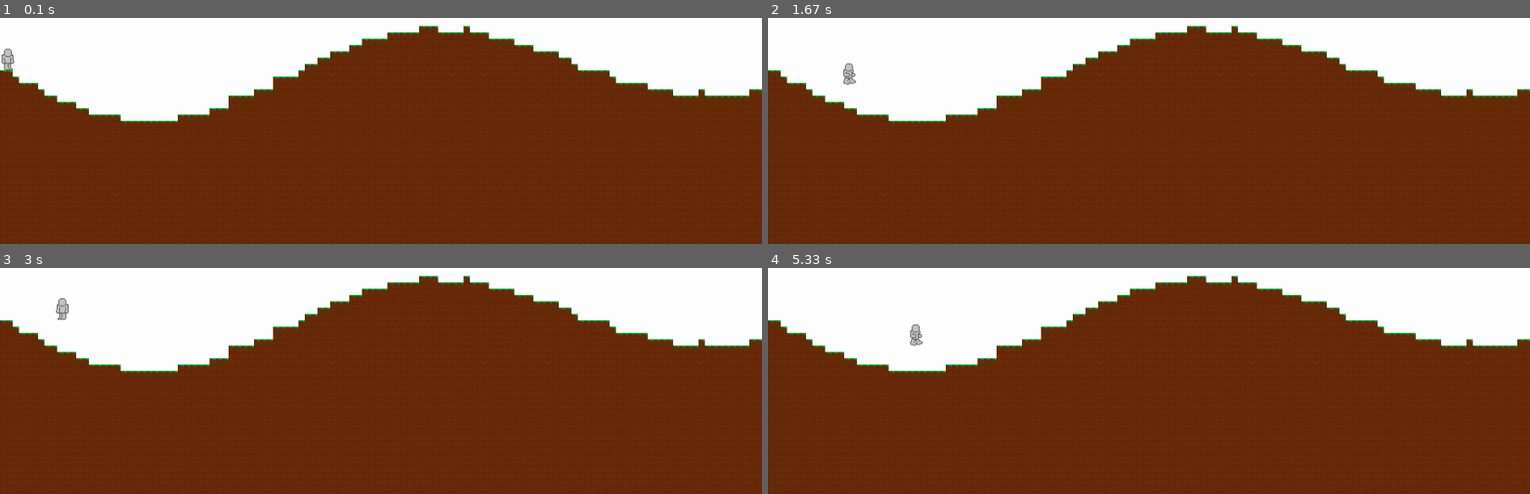
Above: before the commit, frames 1-4 (two rows, left to right).
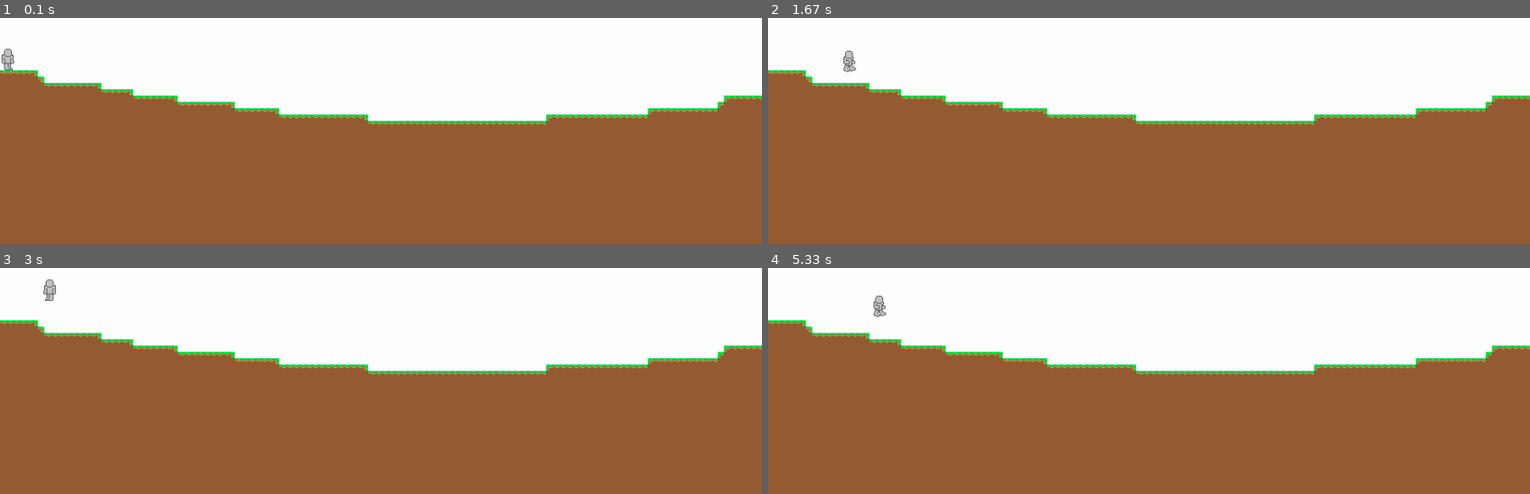
Above: after the commit, the same moments.

Repository: 48panda/pygame-al-game
Game: pygame game, started from main.py
Two runs of this game, one before a commit and one after it. Both use one fixed random seed, a clock stepped at 60 frames per second and the inputs below.
Inputs:
- Up to frame 1 (0.1 s): no input
- Up to frame 2 (1.67 s): hold D 0.33-0.8 s; hold W 0.83-1.13 s; hold D 1.17-1.63 s
- Up to frame 3 (3 s): hold A 1.67-2.2 s; hold W from 2.67 s (still down)
- Up to frame 4 (5.33 s): release W at 3.03 s; hold D 3.07-3.7 s; hold A 3.73-4.2 s; hold D 4.23-4.7 s; hold W 4.73-5.03 s; hold D from 5.07 s (still down)

The runs differ from the first frame. In frame 1, 77% of the frame differs, in the area x 0-100%, y 3-100%; in frame 2, 77%; in frame 3, 77%; in frame 4, 77%.

Commit message:
Decided on an art style and added cool grass textures

Diff:
--- a/engine/tiles.py
+++ b/engine/tiles.py
@@ -1,4 +1,35 @@
 import pygame
+grassunder = pygame.image.load("assets/tiles/grassunder.png")
+grassdark = pygame.image.load("assets/tiles/grassdark.png")
+grass = pygame.image.load("assets/tiles/grass.png")
+
+
 DIRT = pygame.image.load("assets/tiles/dirt.png")
 GRASS = pygame.image.load("assets/tiles/dirt.png")
-GRASS.blit(pygame.image.load("assets/tiles/grass.png"), (0,0))
+GRASS.blit(grassunder, (0,0))
+GRASS.blit(grassdark, (0,0))
+GRASS.blit(grass, (0,0))
+GRASS_l = pygame.image.load("assets/tiles/dirt.png")
+GRASS_l.blit(grassunder, (0,0))
+GRASS_l.blit(pygame.transform.rotate(grassunder, 90), (0,0))
+GRASS_l.blit(grassdark, (0,0))
+GRASS_l.blit(pygame.transform.rotate(grassdark, 90), (0,0))
+GRASS_l.blit(grass, (0,0))
+GRASS_l.blit(pygame.transform.rotate(grass, 90), (0,0))
+GRASS_r = pygame.image.load("assets/tiles/dirt.png")
+GRASS_r.blit(grassunder, (0,0))
+GRASS_r.blit(pygame.transform.rotate(grassunder, 270), (0,0))
+GRASS_r.blit(grassdark, (0,0))
+GRASS_r.blit(pygame.transform.rotate(grassdark, 270), (0,0))
+GRASS_r.blit(grass, (0,0))
+GRASS_r.blit(pygame.transform.rotate(grass, 270), (0,0))
+GRASS_b = pygame.image.load("assets/tiles/dirt.png")
+GRASS_b.blit(grassunder, (0,0))
+GRASS_b.blit(pygame.transform.rotate(grassunder, 90), (0,0))
+GRASS_b.blit(pygame.transform.rotate(grassunder, 270), (0,0))
+GRASS_b.blit(grassdark, (0,0))
+GRASS_b.blit(pygame.transform.rotate(grassdark, 90), (0,0))
+GRASS_b.blit(pygame.transform.rotate(grassdark, 270), (0,0))
+GRASS_b.blit(grass, (0,0))
+GRASS_b.blit(pygame.transform.rotate(grass, 90), (0,0))
+GRASS_b.blit(pygame.transform.rotate(grass, 270), (0,0))
--- a/engine/world.py
+++ b/engine/world.py
@@ -32,7 +32,7 @@
   def get_surface_level(self, x, surface):
     height = self.surfacelevel
     for wave in surface:
-      height += round(wave[1] * math.sin(math.pi*x/wave[0]))
+      height += round(wave[1] * math.sin(x/wave[0]))
     return height
 
   def to_png(self):
@@ -58,10 +58,19 @@
         if tile == 0:
           continue
         if tile == 1:
-          if y==0 or self.level[y-1 + tile_y][x + tile_x]:
+          if y==0 or self.level[y-1 + tile_y][x + tile_x] != 0:
             todraw = engine.tiles.DIRT
           else:
-            todraw = engine.tiles.GRASS
+            if x==0 or self.level[y + tile_y][x + tile_x-1] != 0:
+              if x==len(self.level[y+tile_y]) or self.level[y + tile_y][x + tile_x+1] != 0:
+                todraw = engine.tiles.GRASS
+              else:
+                todraw = engine.tiles.GRASS_r
+            else:
+              if x==len(self.level[y+tile_y]) or self.level[y + tile_y][x + tile_x+1] != 0:
+                todraw = engine.tiles.GRASS_l
+              else:
+                todraw = engine.tiles.GRASS_b
         else:
           continue
         self.rects.append(pygame.Rect(x*16+offset_x, y*16+offset_y, 16, 16))
Binary file changed: assets/tiles/dirt.png
Binary file changed: assets/tiles/grass.png
Binary file added: assets/tiles/grassdark.png
Binary file added: assets/tiles/grassunder.png
